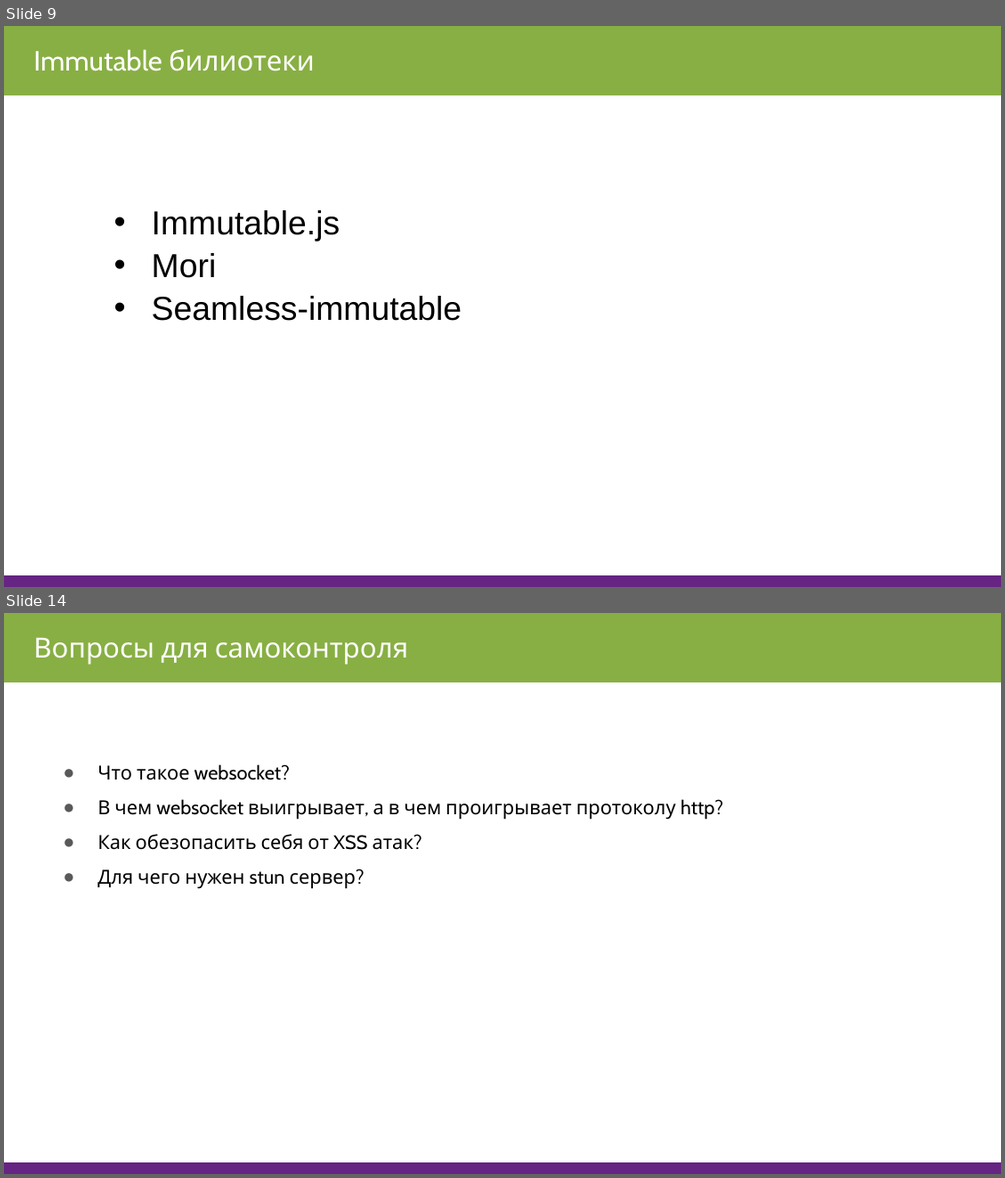
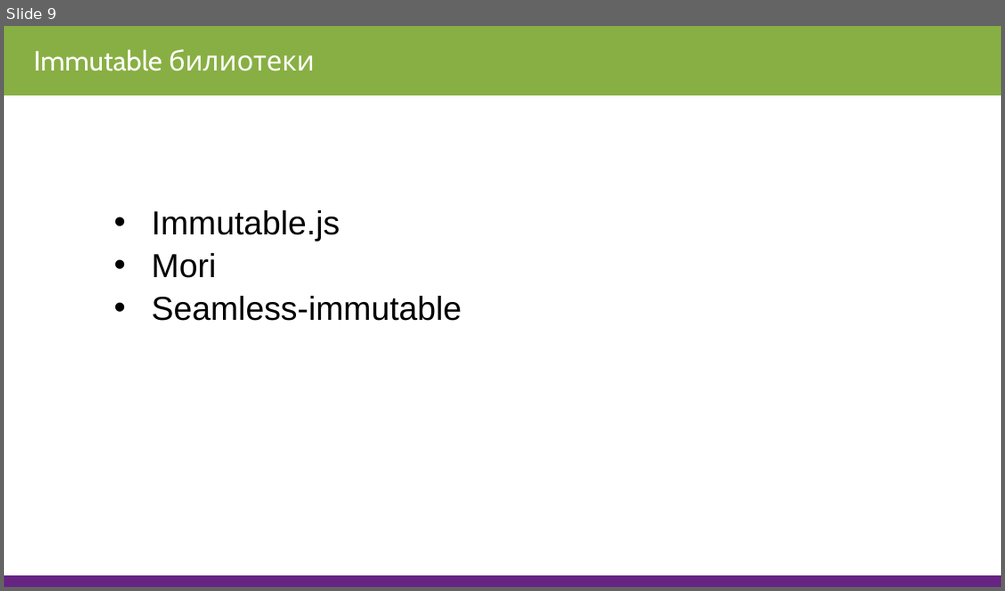
Before and after one commit to StKovalev/javascript-junior, a slide deck: 2019/III. Redux/3.3 Immutable, Action, Action Creators/Immutable, Action, Action Creators.pptx. Shown one above the other, each under a label of ours: slides 9 and 14 before the commit, slide 9 after it; the slides between them are not shown. The pictures are 1005x1178 and 1005x591 pixels, drawn with LibreOffice and Linux fonts; fonts in the diff are those of the drawing. Boxes give left, top, right and bottom in pixels: in the first picture for what was removed or moved away, otherwise in the second. Text is boxed around its words. In the diff, an @@ line names an element or a change of style, - is before the commit and + after.

```diff
--- a/2019/III. Redux/3.3 Immutable, Action, Action Creators/Immutable, Action, Action Creators.pptx
+++ b/2019/III. Redux/3.3 Immutable, Action, Action Creators/Immutable, Action, Action Creators.pptx
@@ slide 14 removed at <box>4,613,1001,1174</box>, background #FFFFFF @@
@@ rectangle removed at <box>4,613,1001,682</box> @@
@@ text removed at <box>33,637,408,665</box> @@
-Вопросы для самоконтроля
@@ text removed at <box>97,764,723,889</box> @@
-● Что такое websocket?
-● В чем websocket выигрывает, а в чем проигрывает протоколу http?
-● Как обезопасить себя от XSS атак?
-● Для чего нужен stun сервер?
@@ rectangle removed at <box>4,1162,1001,1174</box> @@
```
Also in this commit, not shown: 1 slide changed, 4 other slides removed, 2 other files.
